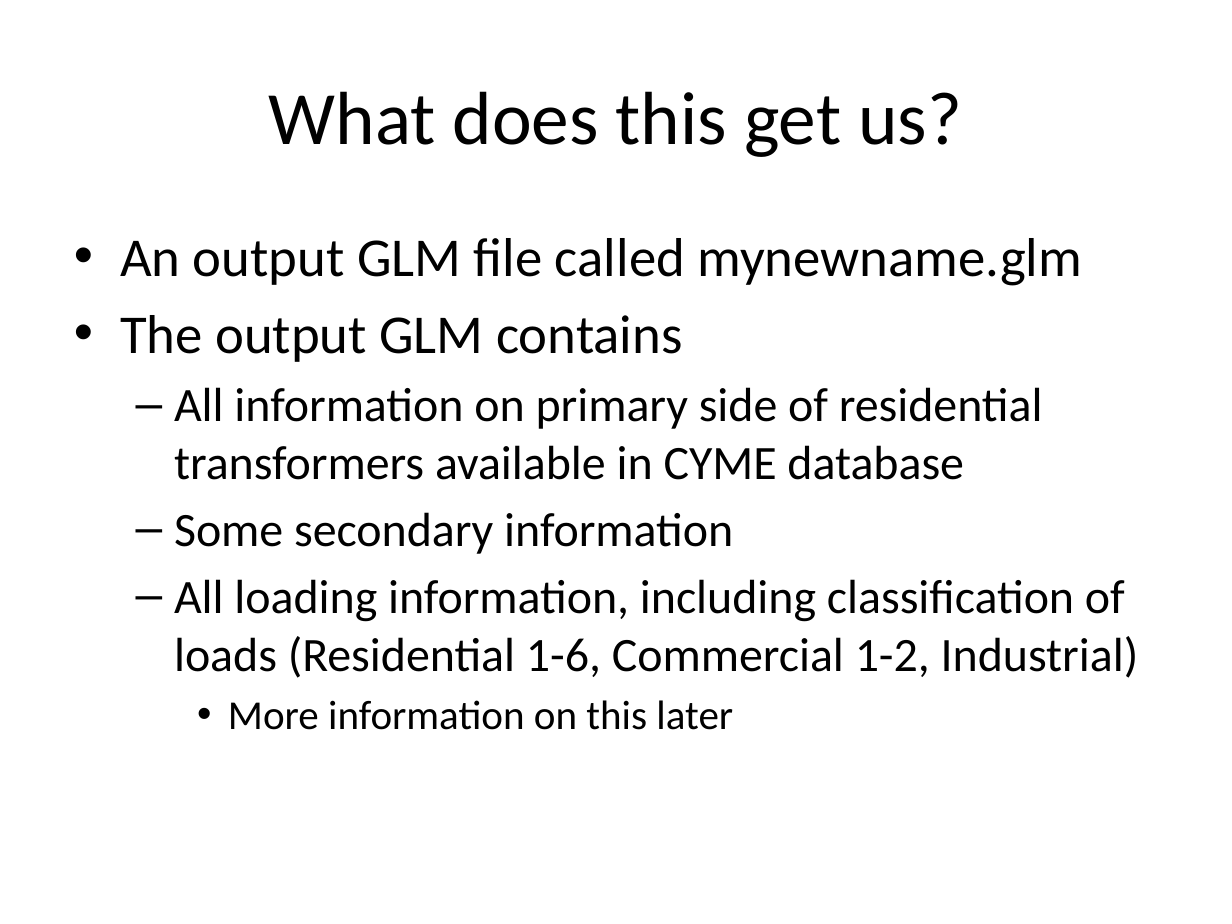
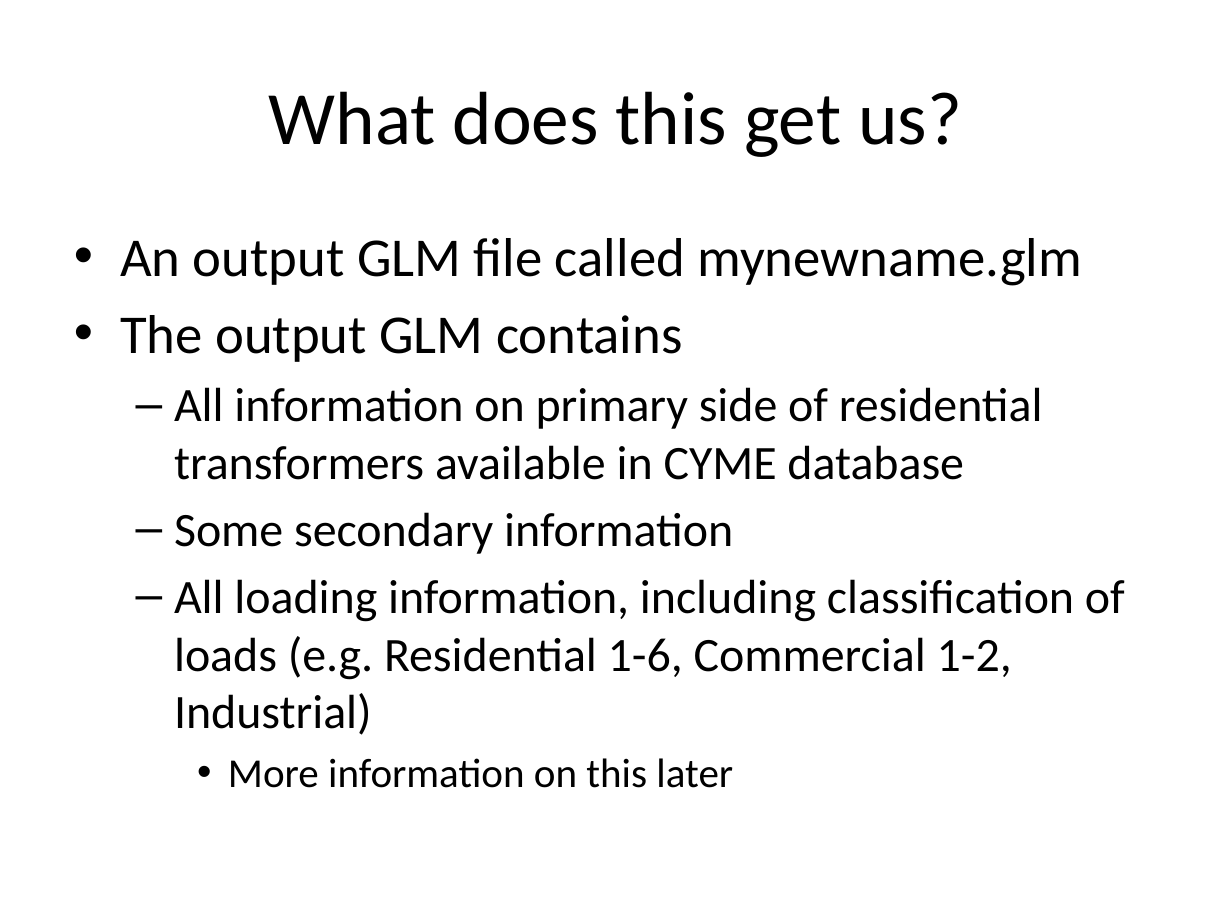
Before and after one commit to gridlab-d/course, a slide deck: slide 10 of ThreeDayCourse_v22/Day3/5.0 - ConvertingFeeders.pptx. Drawn at 1232x924 pixels with LibreOffice and Linux fonts; fonts in the diff are those of the drawing. Boxes give left, top, right and bottom in pixels: in the first picture for what was removed or moved away, otherwise in the second. Text is boxed around its words. In the diff, an @@ line names an element or a change of style, - is before the commit and + after.

```diff
--- a/ThreeDayCourse_v22/Day3/5.0 - ConvertingFeeders.pptx
+++ b/ThreeDayCourse_v22/Day3/5.0 - ConvertingFeeders.pptx
@@ text at box(174, 579, 1125, 735): text changed @@
-  – All loading information, including classification of loads (Residential 1-6, Commercial 1-2, Industrial)
+  – All loading information, including classification of loads (e.g. Residential 1-6, Commercial 1-2, Industrial)
```
Also in this commit, not shown: 9 other slides changed, 1 slide added.
